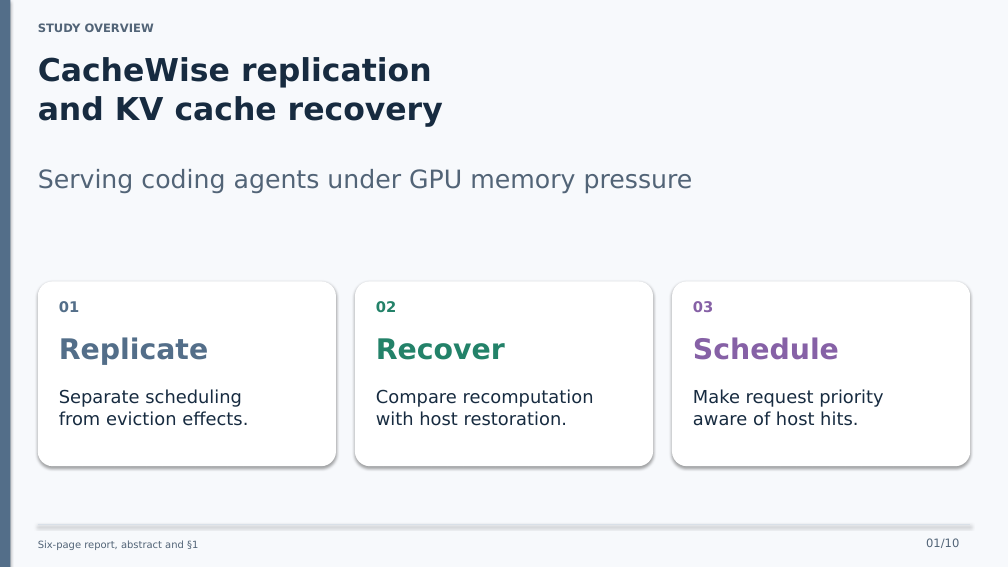
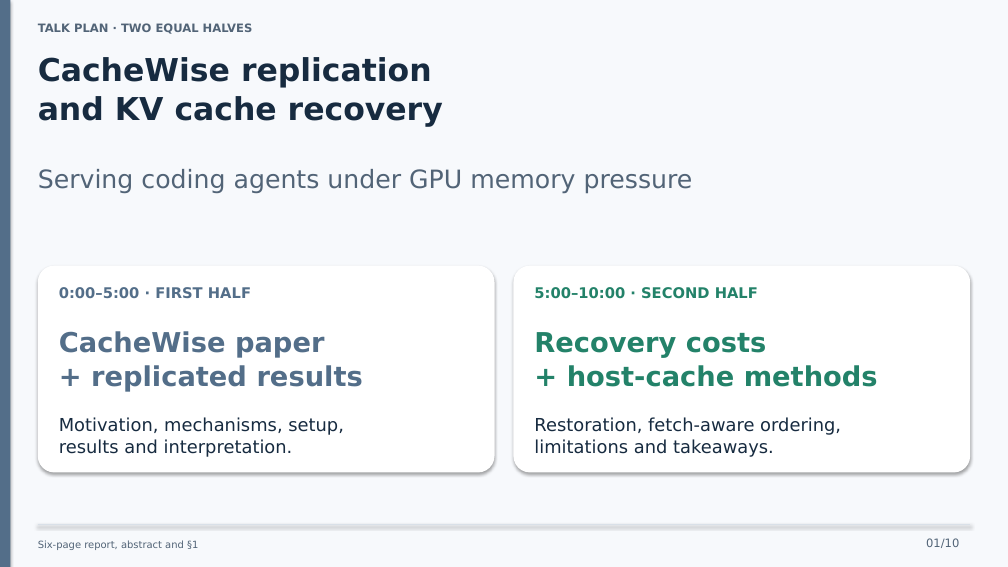
Before and after one commit to ahz-r3v/Distributed-System-Project, a slide deck: slide 1 of presentation/cachewise-10-minute-talk.pptx. Drawn at 1008x567 pixels with LibreOffice and Linux fonts; fonts in the diff are those of the drawing. Boxes give left, top, right and bottom in pixels: in the first picture for what was removed or moved away, otherwise in the second. Text is boxed around its words. In the diff, an @@ line names an element or a change of style, - is before the commit and + after.

Commit message:
docs: dedicate first half of talk to CacheWise and replication

```diff
--- a/presentation/cachewise-10-minute-talk.pptx
+++ b/presentation/cachewise-10-minute-talk.pptx
@@ text at [38,23,253,34]: text changed @@
-STUDY OVERVIEW
+TALK PLAN · TWO EQUAL HALVES
@@ rounded rectangle: place and size @@
-rounded rectangle at [38,281,336,466]
+rounded rectangle at [38,265,495,473]
@@ rounded rectangle: place and size @@
-rounded rectangle at [355,281,653,466]
+rounded rectangle at [513,265,970,473]
@@ text at [59,287,251,298]: text changed @@
-01
+0:00–5:00 · FIRST HALF
@@ text added at [534,287,758,299], 14 pt, text #238269, bold @@
+5:00–10:00 · SECOND HALF
@@ rounded rectangle removed at [672,281,970,466] @@
@@ text removed at [376,301,396,313] @@
-02
@@ text removed at [693,301,713,312] @@
-03
@@ text at [59,331,363,392]: text changed; size 27 to 26 pt @@
-Replicate
+CacheWise paper
++ replicated results
@@ text removed at [376,338,505,360] @@
-Recover
@@ text added at [534,332,878,387], 26 pt, text #238269, bold @@
+Recovery costs
++ host-cache methods
@@ text removed at [693,337,839,360] @@
-Schedule
@@ text removed at [693,389,883,426] @@
-Make request priority
-aware of host hits.
@@ text at [59,417,344,457]: text changed @@
-Separate scheduling
-from eviction effects.
+Motivation, mechanisms, setup,
+results and interpretation.
@@ text at [534,417,841,457]: text changed @@
-Compare recomputation
-with host restoration.
+Restoration, fetch-aware ordering,
+limitations and takeaways.
```
Also in this commit, not shown: 1 slide added, 1 slide removed, 7 other files.
